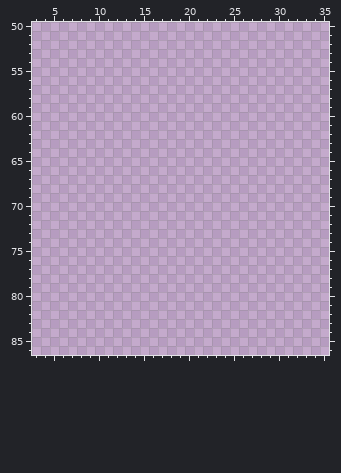
One commit to this pixel-art file: Testing2d/Assets/Sprite/Terrain/Tile and Pallete/Tileset.aseprite. Above, as it was before the edit.
766x548 pixels, 1 frame. Colours within 5 levels of each other are drawn and written as one. Shown: x 3..35, y 50..86.
After the commit:
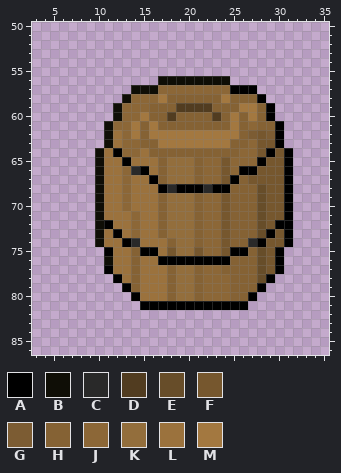
Palette (. is transparent): A #000000  B #0f0e06  C #292929  D #513c20  E #674d29  F #76572e  G #7c5c33  H #856234  J #8c6737  K #936e3c  L #9b723d  M #a37840
What changed:
--- layer "Слой 2"
@@ x 3..35 @@
 55 .................................
-56 .................................
-57 .................................
-58 .................................
-59 .................................
-60 .................................
-61 .................................
-62 .................................
-63 .................................
-64 .................................
-65 .................................
-66 .................................
-67 .................................
-68 .................................
-69 .................................
-70 .................................
-71 .................................
-72 .................................
-73 .................................
-74 .................................
-75 .................................
-76 .................................
-77 .................................
-78 .................................
-79 .................................
-80 .................................
-81 .................................
+56 ..............BBBBBBBB...........
+57 ...........BBBJJJJJJJJAAA........
+58 ..........BJJJMHHHHHHMHHHA.......
+59 .........BJJJHHHDDDDHHHMMHA......
+60 .........BJJMHHDHHHHDHMHMHA......
+61 ........BJJMHMHHHHHHHHMHJHHA.....
+62 ........BLJMHMMMMMMMMMMHGFGA.....
+63 ........BLJJHHMMMMMMMMHHJFFA.....
+64 .......BLAJJLHHHHHHHHHHJJFAFA....
+65 .......BLLALLLHKKKHJJFJJJAFFA....
+66 .......BLLJCALHKKKHJJFJAAFFFA....
+67 .......BLLJLLAHKKKHJJFAHFFFFA....
+68 .......BLLJLLLACAAACAAHHHEFFA....
+69 .......BLLJLLLHKKKHJJFHHHEFFA....
+70 .......BLLJLLLHKKKHJJFHHHEFFA....
+71 .......BLLLJLLHKKKHJJFHHHEFFA....
+72 .......BALLJLLHKKKHJJFHHHEFAA....
+73 .......BLALJLLHKKKHJJFHHHEAFA....
+74 .......BLLACLLLHKKHJJFHHCAFFA....
+75 ........ALLHAALFKKFJJFAAHEFA.....
+76 ........BLLHLLAAAAAAAAHHHEFA.....
+77 ........ALLHLLLHKKHJJHHHHEFA.....
+78 .........ALHLLLHKKHJJJHHHEA......
+79 ..........AHLLLHKKHJJJHHHA.......
+80 ...........ALLLHKKHJJJHHA........
+81 ............AAAAAAAAAAAA.........
 82 .................................
Changed places in both pictures, as pixel boxes (x1, y1, x2, y2):
added: (95, 76, 293, 310)
